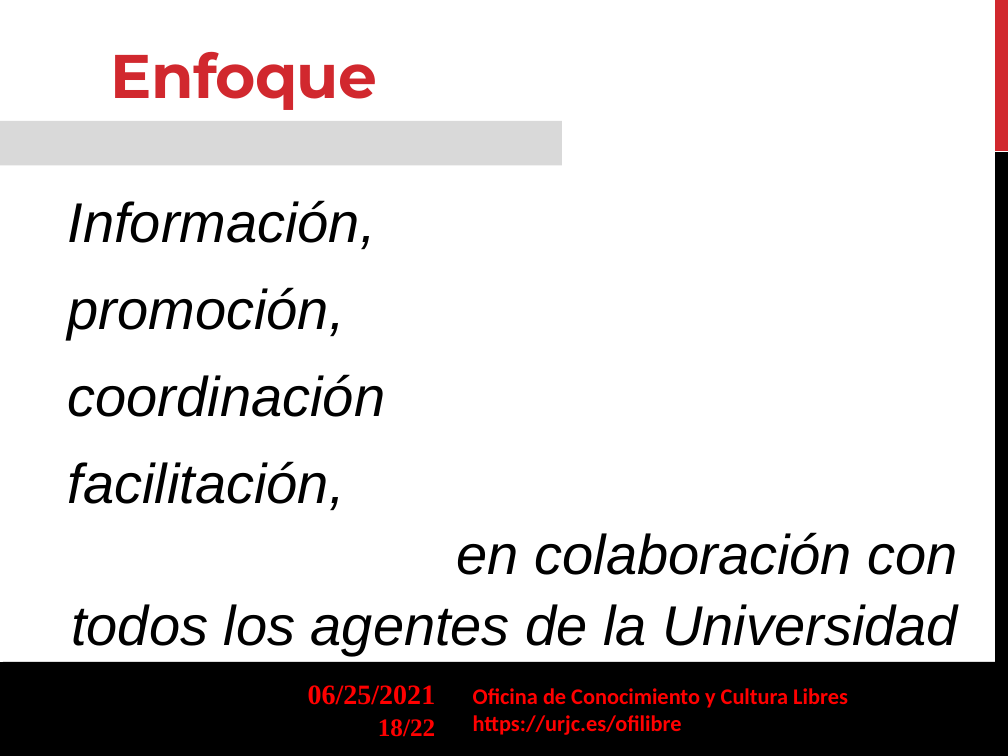
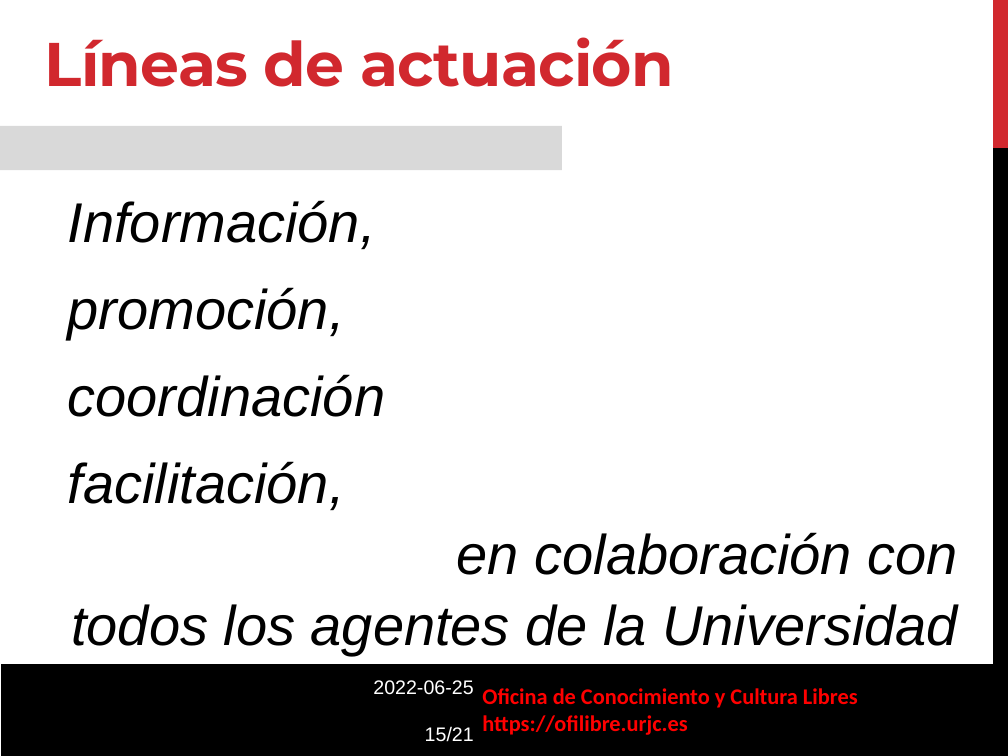
Before and after one commit to gabrielIzquierdo/OfiLibreGabri.github.io, a slide deck: slide 15 of static/transpas/ofilibre/Modelo-OfiLibre.odp (slide 18 before the commit). Drawn at 1008x756 pixels with LibreOffice and Linux fonts; fonts in the diff are those of the drawing; background and template pictures are left out. Boxes give left, top, right and bottom in pixels: in the first picture for what was removed or moved away, otherwise in the second. Text is boxed around its words. In the diff, an @@ line names an element or a change of style, - is before the commit and + after.

Commit message:
Añadiendo charla en esLibre 2022

```diff
--- a/static/transpas/ofilibre/Modelo-OfiLibre.odp
+++ b/static/transpas/ofilibre/Modelo-OfiLibre.odp
@@ text "Líneas de actuación" at bbox=[45, 37, 674, 87]: vertical alignment bottom to top @@
@@ freeform shape: place and size @@
-freeform shape at bbox=[995, 0, 1008, 151]
+freeform shape at bbox=[994, 0, 1008, 147]
@@ text at bbox=[45, 37, 674, 87]: text changed @@
-Enfoque
+Líneas de actuación
@@ rectangle: place and size @@
-rectangle at bbox=[0, 121, 561, 165]
+rectangle at bbox=[0, 126, 561, 170]
@@ freeform shape: place and size @@
-freeform shape at bbox=[995, 152, 1008, 756]
+freeform shape at bbox=[994, 143, 1008, 748]
@@ freeform shape at bbox=[1, 664, 1008, 756]: outline redrawn @@
@@ text at bbox=[373, 680, 474, 742]: text changed; size 20 to 14 pt; font Times New Roman to Arial; text colour #FF0000 to #FFFFFF; bold off @@
-06/25/2021
+2022-06-25
+15/21
@@ text "Oficina de Conocimiento y Cultura ...": place and size @@
-text "Oficina de Conocimiento y Cultura ..." at bbox=[473, 688, 848, 735]
+text "Oficina de Conocimiento y Cultura ..." at bbox=[482, 688, 858, 735]
@@ page number removed at bbox=[378, 719, 435, 737] @@
-18/22
@@ text at bbox=[482, 715, 687, 735]: text changed @@
-https://urjc.es/ofilibre
+https://ofilibre.urjc.es
```
Also in this commit, not shown: 15 other slides changed, 5 slides added, 6 slides removed, 5 other files.
